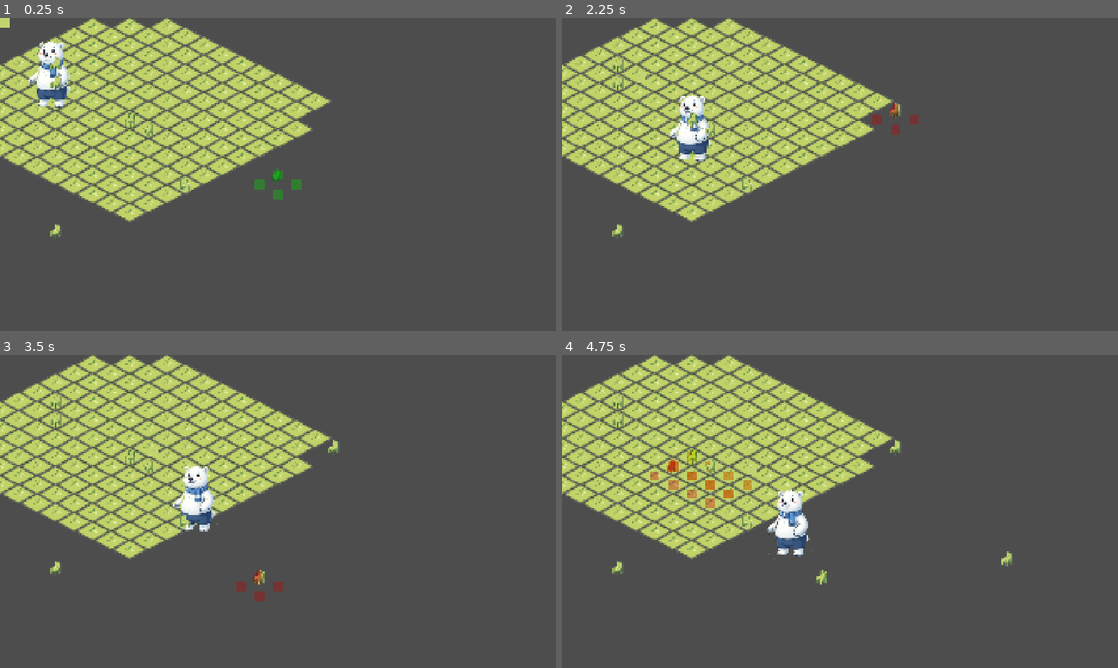
Above: before the commit, frames 1-4 (two rows, left to right).
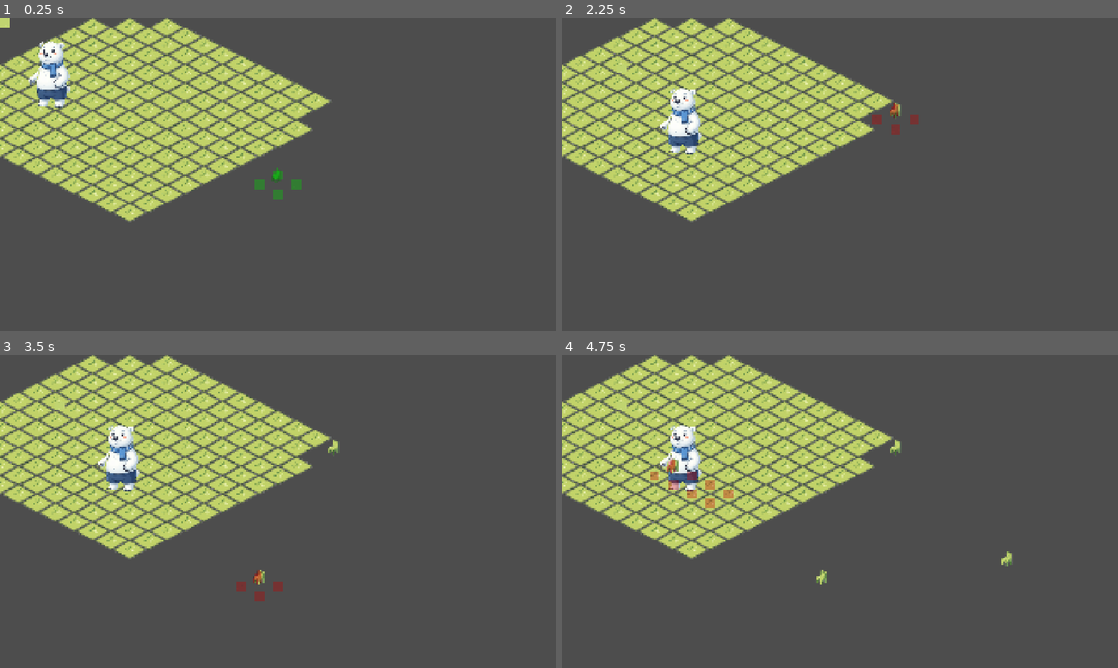
Above: after the commit, the same moments.

Repository: FernandoBATY/Polarv
Game: Godot game, scene res://scenes/world/game.tscn
The game is run twice, just before and just after one commit, with the same random seed, the same clock (stepped at 60 frames per second) and the same inputs.
Inputs (mouse positions are in pixels of both pictures, inside the frame that each line leads up to):
- Up to frame 1 (0.25 s): no input
- Up to frame 2 (2.25 s): tap Enter at 0.5 s; move the mouse to (962, 158) at 0.52 s; hold D 0.53-1.28 s; tap R at 0.6 s; click (962, 158) at 0.67 s; move the mouse to (728, 190) at 1.27 s; hold S 1.28-2.03 s; tap M at 1.35 s; click (728, 190) at 1.42 s; move the mouse to (895, 105) at 2.02 s; hold D from 2.03 s (still down); tap Delete at 2.1 s; click (895, 105) at 2.17 s
- Up to frame 3 (3.5 s): keep holding D; move the mouse to (250, 574) at 2.77 s; tap Backspace at 2.85 s; click (250, 574) at 2.92 s
- Up to frame 4 (4.75 s): move the mouse to (1006, 558) at 3.52 s; release D at 3.53 s; hold S from 3.53 s (still down); tap 1 at 3.6 s; click (1006, 558) at 3.67 s; move the mouse to (673, 464) at 4.27 s; tap 2 at 4.35 s; click (673, 464) at 4.42 s

The runs differ from the first frame. In frame 1, 0.3% of the frame differs, in the area x 9-35%, y 12-71%; in frame 2, 1.5%; in frame 3, 2.3%; in frame 4, 2.5%, in the area x 9-45%, y 12-71%.

Commit message:
modo decoracion y movimiento de jugador con muebles

Diff:
--- a/scripts/FurnitureDatabase.gd
+++ b/scripts/FurnitureDatabase.gd
@@ -6,63 +6,72 @@
 		"size": Vector2i(2, 2),
 		"category": "furniture",
 		"layer": "furniture",
-		"provides_surface": false
+		"provides_surface": false,
+		"blocks_movement": true
 	},
 	"table_4x2": {
 		"display_name": "Small Table",
 		"size": Vector2i(4, 2),
 		"category": "furniture",
 		"layer": "furniture",
-		"provides_surface": true
+		"provides_surface": true,
+		"blocks_movement": true
 	},
 	"table_4x4": {
 		"display_name": "Big Table",
 		"size": Vector2i(4, 4),
 		"category": "furniture",
 		"layer": "furniture",
-		"provides_surface": true
+		"provides_surface": true,
+		"blocks_movement": true
 	},
 	"bed_6x4": {
 		"display_name": "Bed",
 		"size": Vector2i(6, 4),
 		"category": "furniture",
 		"layer": "furniture",
-		"provides_surface": false
+		"provides_surface": false,
+		"blocks_movement": true
 	},
 	"fountain_6x6": {
 		"display_name": "Fountain",
 		"size": Vector2i(6, 6),
 		"category": "outdoor",
 		"layer": "furniture",
-		"provides_surface": false
+		"provides_surface": false,
+		"blocks_movement": true
 	},
 	"fridge_2x4": {
 		"display_name": "Fridge",
 		"size": Vector2i(2, 4),
 		"category": "kitchen",
 		"layer": "furniture",
-		"provides_surface": false
+		"provides_surface": false,
+		"blocks_movement": true
 	},
 	"painting_2x2": {
 		"display_name": "Painting",
 		"size": Vector2i(2, 2),
 		"category": "wall_decor",
 		"layer": "wall",
-		"provides_surface": false
+		"provides_surface": false,
+		"blocks_movement": false
 	},
 	"flower_vase_2x2": {
 		"display_name": "Flower Vase",
 		"size": Vector2i(2, 2),
 		"category": "decoration",
 		"layer": "surface",
-		"provides_surface": false
+		"provides_surface": false,
+		"blocks_movement": false
 	},
 	"rug_4x4": {
 		"display_name": "Rug",
 		"size": Vector2i(4, 4),
 		"category": "floor_decor",
 		"layer": "floor",
-		"provides_surface": false
+		"provides_surface": false,
+		"blocks_movement": false
 	}
 }
 
@@ -90,3 +99,10 @@
 		return false
 
 	return bool(ITEMS[item_id].get("provides_surface", false))
+
+
+static func blocks_movement(item_id: String) -> bool:
+	if not ITEMS.has(item_id):
+		return false
+
+	return bool(ITEMS[item_id].get("blocks_movement", false))
--- a/scripts/scriptplayer.gd
+++ b/scripts/scriptplayer.gd
@@ -4,16 +4,40 @@
 @export var stop_distance: float = 2.0
 
 var target_position: Vector2
+var can_move_by_click: bool = true
 
-func _ready():
+
+func _ready() -> void:
 	target_position = global_position
 
-func _input(event):
-	if event is InputEventMouseButton and event.pressed:
-		target_position = get_global_mouse_position()
 
-func _physics_process(delta):
-	var direction = target_position - global_position
+func set_movement_enabled(value: bool) -> void:
+	can_move_by_click = value
+
+	if not can_move_by_click:
+		target_position = global_position
+
+
+func _input(event: InputEvent) -> void:
+	if not can_move_by_click:
+		return
+
+	if event is InputEventMouseButton and event.pressed and event.button_index == MOUSE_BUTTON_LEFT:
+		var mouse_position: Vector2 = get_global_mouse_position()
+		var target_cell: Vector2i = IsoGrid.world_to_grid(mouse_position)
+
+		var parent_node := get_parent()
+
+		if parent_node != null and parent_node.has_method("is_cell_blocked_for_movement"):
+			if parent_node.is_cell_blocked_for_movement(target_cell):
+				print("MOVIMIENTO BLOQUEADO EN CELDA: ", target_cell)
+				return
+
+		target_position = mouse_position
+
+
+func _physics_process(delta: float) -> void:
+	var direction: Vector2 = target_position - global_position
 
 	if direction.length() > stop_distance:
 		global_position += direction.normalized() * speed * delta
--- a/scripts/world/Game.gd
+++ b/scripts/world/Game.gd
@@ -160,6 +160,7 @@
 
 	if is_moving_selected:
 		origin = IsoGrid.world_to_grid(get_global_mouse_position())
+
 		var base_size: Vector2i = FurnitureDatabase.get_size(selected_furniture.item_id)
 		size = get_rotated_size(base_size, selected_furniture.rotation_degrees_data)
 
@@ -194,6 +195,7 @@
 				rotate_selected_for_move()
 			else:
 				current_rotation += 90
+
 				if current_rotation >= 360:
 					current_rotation = 0
 
@@ -311,6 +313,7 @@
 	for layer: String in layer_priority:
 		if occupied_cells[cell].has(layer):
 			var furniture = occupied_cells[cell][layer]
+
 			if furniture != null:
 				return furniture
 
@@ -397,6 +400,7 @@
 		selected_furniture.set_selected(false)
 		selected_furniture = null
 		clear_selected_cells()
+
 		print("SELECCION CANCELADA")
 
 
@@ -521,6 +525,24 @@
 
 		if occupied_cells[cell][layer] == furniture:
 			occupied_cells[cell][layer] = null
+
+
+func is_cell_blocked_for_movement(cell: Vector2i) -> bool:
+	if not occupied_cells.has(cell):
+		return false
+
+	ensure_cell_exists(cell)
+
+	for layer: String in OCCUPANCY_LAYERS:
+		var furniture = occupied_cells[cell][layer]
+
+		if furniture == null:
+			continue
+
+		if FurnitureDatabase.blocks_movement(furniture.item_id):
+			return true
+
+	return false
 
 
 func spawn_test_furniture(cell: Vector2i) -> void:
@@ -565,6 +587,7 @@
 	var json_text := JSON.stringify(data, "\t")
 
 	var file := FileAccess.open(SAVE_PATH, FileAccess.WRITE)
+
 	if file == null:
 		print("ERROR AL GUARDAR: ", FileAccess.get_open_error())
 		return
@@ -577,11 +600,11 @@
 
 func load_decorations_from_file() -> void:
 	if not FileAccess.file_exists(SAVE_PATH):
-		print("NO HAY SAVE LOCAL, CARGANDO DATOS FAKE")
-		load_decorations(get_fake_save_data())
+		print("NO HAY SAVE LOCAL. MUNDO VACIO.")
 		return
 
 	var file := FileAccess.open(SAVE_PATH, FileAccess.READ)
+
 	if file == null:
 		print("ERROR AL CARGAR: ", FileAccess.get_open_error())
 		return
@@ -648,64 +671,3 @@
 		)
 
 		occupy_furniture_cells(furniture)
-
-
-func get_fake_save_data() -> Array:
-	return [
-		{
-			"id": "rug_4x4",
-			"x": 4,
-			"y": 1,
-			"size_x": 4,
-			"size_y": 4,
-			"rotation": 0
-		},
-		{
-			"id": "chair_2x2",
-			"x": 5,
-			"y": 2,
-			"size_x": 2,
-			"size_y": 2,
-			"rotation": 0
-		},
-		{
-			"id": "table_4x2",
-			"x": 9,
-			"y": 2,
-			"size_x": 4,
-			"size_y": 2,
-			"rotation": 0
-		},
-		{
-			"id": "flower_vase_2x2",
-			"x": 10,
-			"y": 2,
-			"size_x": 2,
-			"size_y": 2,
-			"rotation": 0
-		},
-		{
-			"id": "table_4x4",
-			"x": 14,
-			"y": 4,
-			"size_x": 4,
-			"size_y": 4,
-			"rotation": 180
-		},
-		{
-			"id": "bed_6x4",
-			"x": 4,
-			"y": 8,
-			"size_x": 6,
-			"size_y": 4,
-			"rotation": 0
-		},
-		{
-			"id": "fountain_6x6",
-			"x": 13,
-			"y": 10,
-			"size_x": 6,
-			"size_y": 6,
-			"rotation": 0
-		}
-	]
